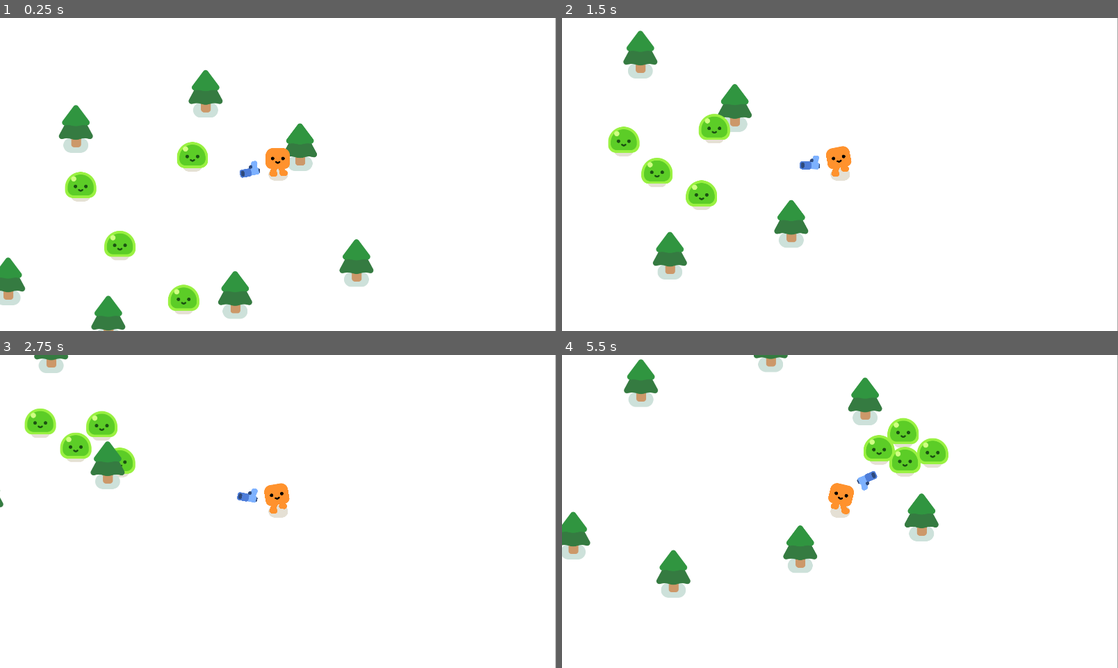
Above: before the commit, frames 1-4 (two rows, left to right).
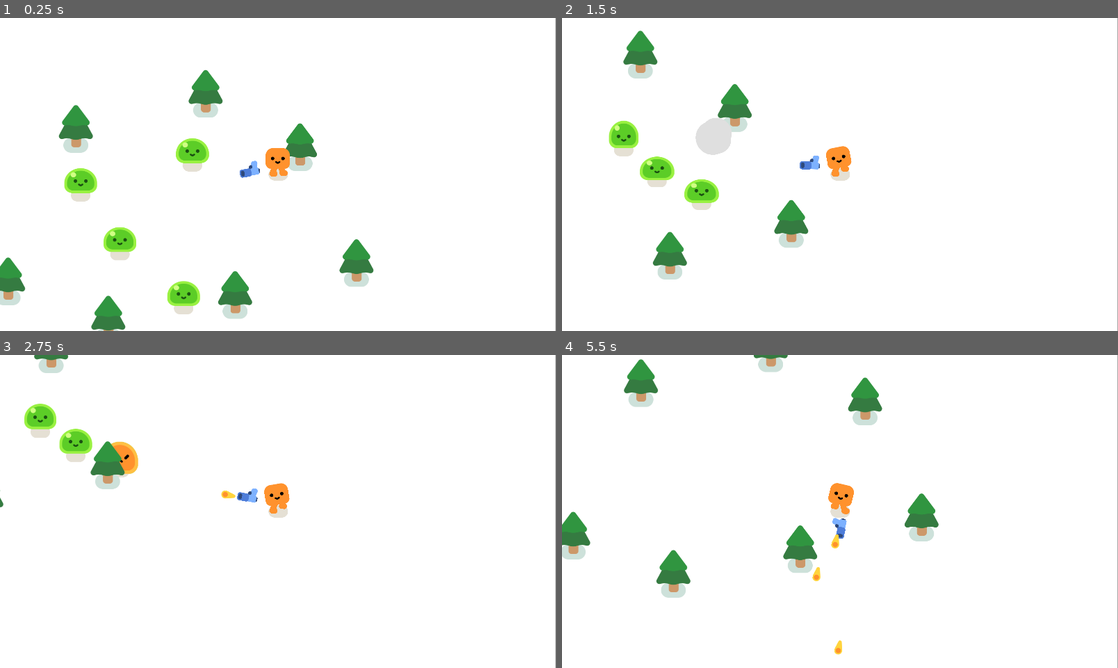
Above: after the commit, the same moments.

Repository: Pruthvi43/godot-project
Game: Godot game, scene res://survivors_game.tscn
Two runs of this game, one before a commit and one after it. Both use one fixed random seed, a clock stepped at 60 frames per second and the inputs below.
Inputs:
- Up to frame 1 (0.25 s): no input
- Up to frame 2 (1.5 s): hold D (move_right) 0.53-1.28 s; hold S (move_down) from 1.28 s (still down)
- Up to frame 3 (2.75 s): release S (move_down) at 2.03 s; hold D (move_right) from 2.03 s (still down)
- Up to frame 4 (5.5 s): release D (move_right) at 2.78 s; hold W (move_up) 2.78-3.53 s; hold A (move_left) 3.53-5.03 s; hold S (move_down) from 5.03 s (still down)

The runs differ from the first frame. In frame 1, 1.3% of the frame differs, in the area x 11-38%, y 38-94%; in frame 2, 1.5%; in frame 3, 1.5%; in frame 4, 2.1%, in the area x 45-70%, y 20-96%.

Commit message:
BRRR BRR PATAPIM

Diff:
--- a/bullet.gd
+++ b/bullet.gd
@@ -12,3 +12,9 @@
 	travelled_distance += SPEED * delta
 	if travelled_distance > RANGE:
 		queue_free()
+
+
+func _on_body_entered(body):
+	queue_free()
+	if body.has_method("take_damage"):
+		body.take_damage()
--- a/bullet.tscn
+++ b/bullet.tscn
@@ -7,6 +7,7 @@
 radius = 18.0278
 
 [node name="Bullet" type="Area2D"]
+top_level = true
 rotation = 0.613195
 collision_layer = 0
 collision_mask = 3
@@ -18,3 +19,5 @@
 
 [node name="CollisionShape2D" type="CollisionShape2D" parent="."]
 shape = SubResource("CircleShape2D_f0gjh")
+
+[connection signal="body_entered" from="." to="." method="_on_body_entered"]
--- a/gun.gd
+++ b/gun.gd
@@ -6,3 +6,13 @@
 	if enemies_in_range.size() > 0:
 		var target_enemy = enemies_in_range.front()
 		look_at(target_enemy.global_position)
+
+func shoot():
+	const BULLET = preload("res://bullet.tscn")
+	var new_bullet = BULLET.instantiate()
+	new_bullet.global_position = %ShootingPoint.global_position
+	new_bullet.global_rotation = %ShootingPoint.global_rotation
+	%ShootingPoint.add_child(new_bullet)
+
+func _on_timer_timeout():
+	shoot()
--- a/gun.tscn
+++ b/gun.tscn
@@ -21,4 +21,11 @@
 texture = ExtResource("1_ubbu3")
 
 [node name="ShootingPoint" type="Marker2D" parent="WeaponPivot/Pistol"]
+unique_name_in_owner = true
 position = Vector2(24, -12)
+
+[node name="Timer" type="Timer" parent="."]
+wait_time = 0.3
+autostart = true
+
+[connection signal="timeout" from="Timer" to="." method="_on_timer_timeout"]
--- a/mob.gd
+++ b/mob.gd
@@ -1,11 +1,27 @@
 extends CharacterBody2D
 
-
+var health = 3
 
 @onready var player = get_node("/root/Game/Player")
 
+
+func _ready():
+	%Slime.play_walk()
 
 func _physics_process(delta):
 	var direction = global_position.direction_to(player.global_position)
 	velocity = direction * 300.0
 	move_and_slide()
+
+
+func take_damage():
+	health -= 1
+	%Slime.play_hurt()
+
+	if health == 0:
+		queue_free()
+
+		const SMOKE_SCENE  = preload("res://smoke_explosion/smoke_explosion.tscn")
+		var smoke = SMOKE_SCENE.instantiate()
+		get_parent().add_child(smoke)
+		smoke.global_position = global_position
--- a/mob.tscn
+++ b/mob.tscn
@@ -12,6 +12,7 @@
 script = ExtResource("1_cfp0h")
 
 [node name="Slime" parent="." instance=ExtResource("1_noeqh")]
+unique_name_in_owner = true
 
 [node name="CollisionShape2D" type="CollisionShape2D" parent="."]
 position = Vector2(0, -27)
